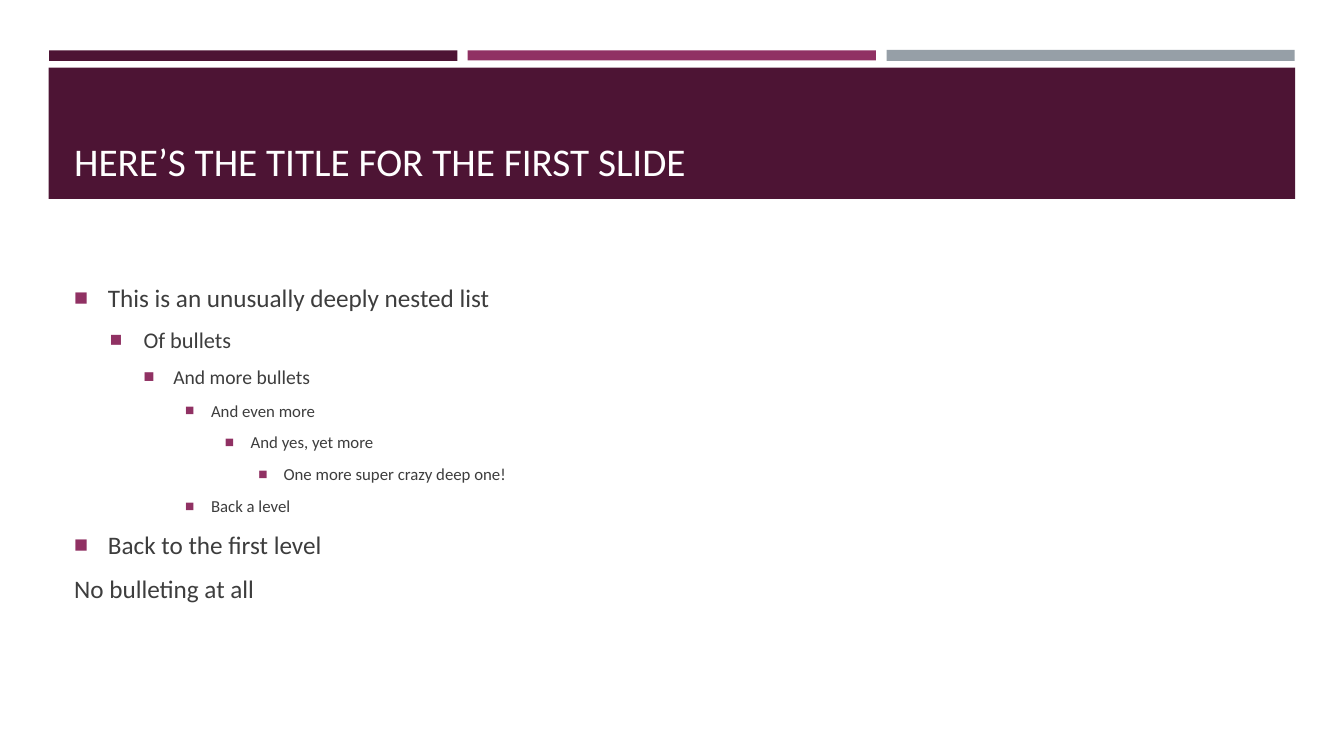
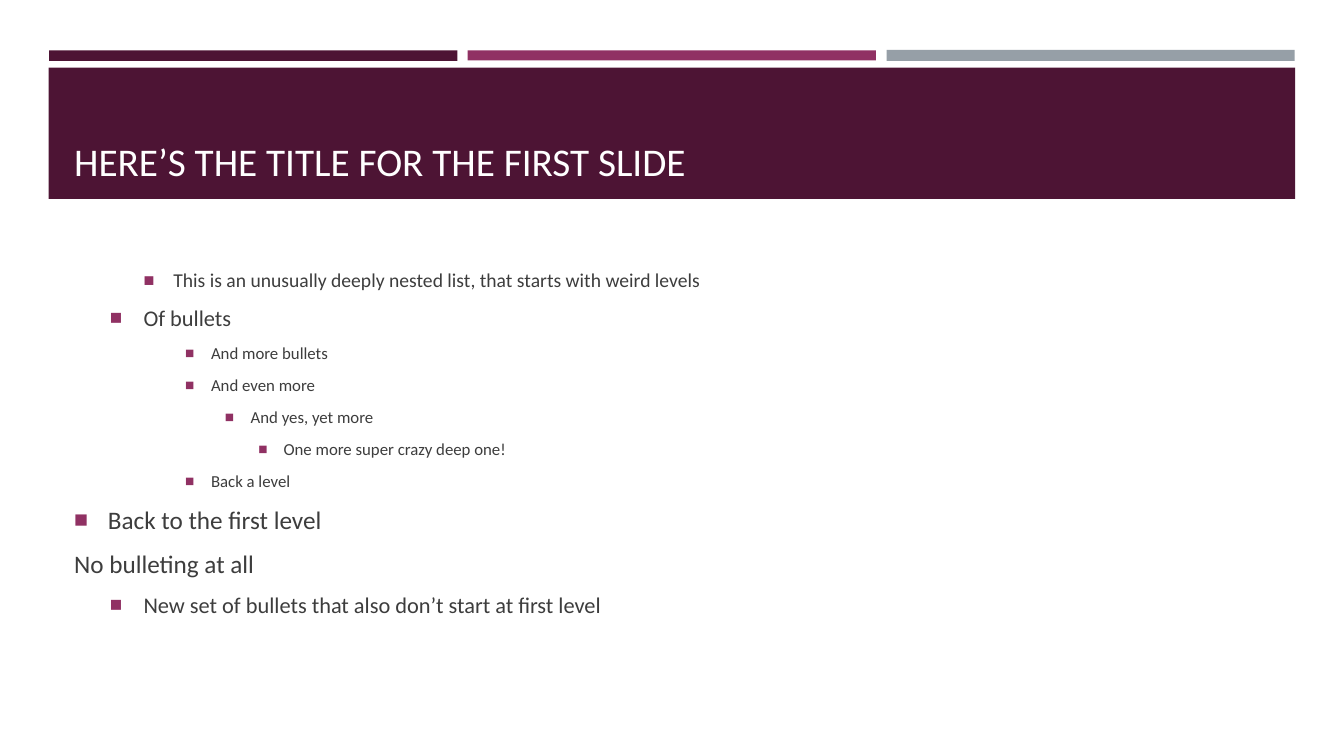
Before and after one commit to datalorax/slidex, a slide deck: slide 2 of inst/examples/slidedemo.pptx. Drawn at 1344x756 pixels with LibreOffice and Linux fonts; fonts in the diff are those of the drawing. Boxes give left, top, right and bottom in pixels: in the first picture for what was removed or moved away, otherwise in the second. Text is boxed around its words. In the diff, an @@ line names an element or a change of style, - is before the commit and + after.

Commit message:
Made bulletin weirder

```diff
--- a/inst/examples/slidedemo.pptx
+++ b/inst/examples/slidedemo.pptx
@@ text at (x1=173, y1=273, x2=700, y2=290): text changed; size 18 to 14 pt @@
-■ This is an unusually deeply nested list
+    ■ This is an unusually deeply nested list, that starts with weird levels
@@ text at (x1=211, y1=347, x2=328, y2=359): size 14 to 12 pt in "And more bullets"; list level 3 to 4 in "And more bullets" @@
@@ text at (x1=144, y1=597, x2=600, y2=613): paragraph added @@
+  ■ New set of bullets that also don’t start at first level
```
